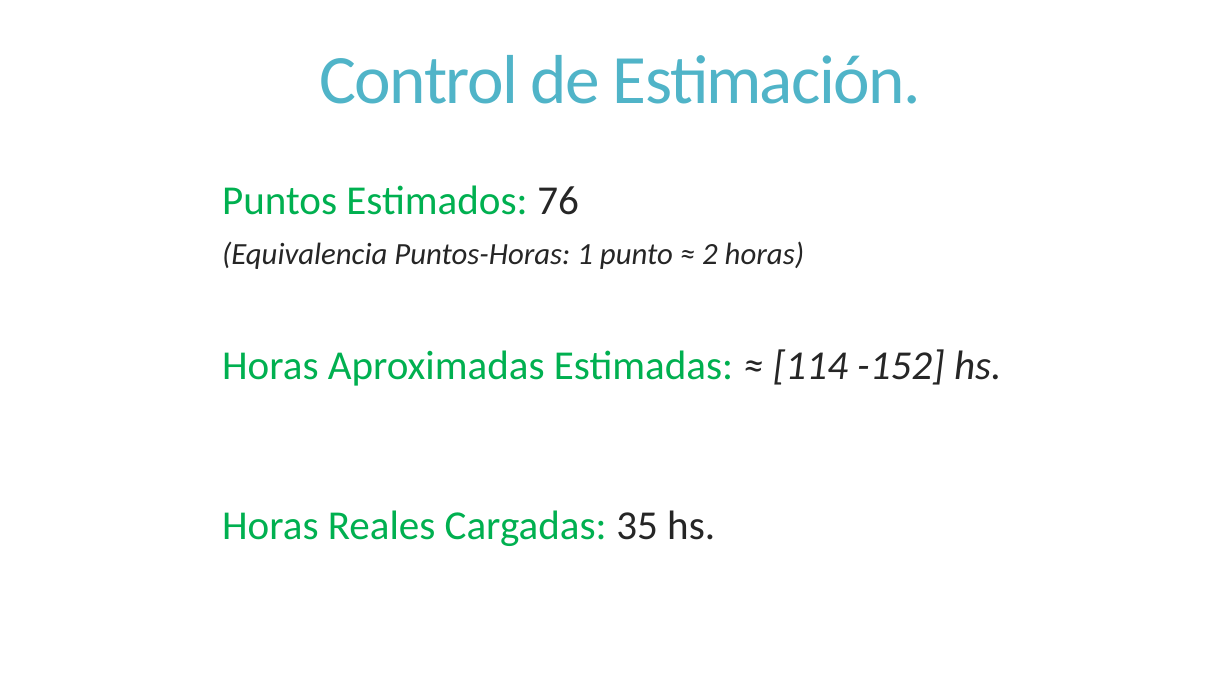
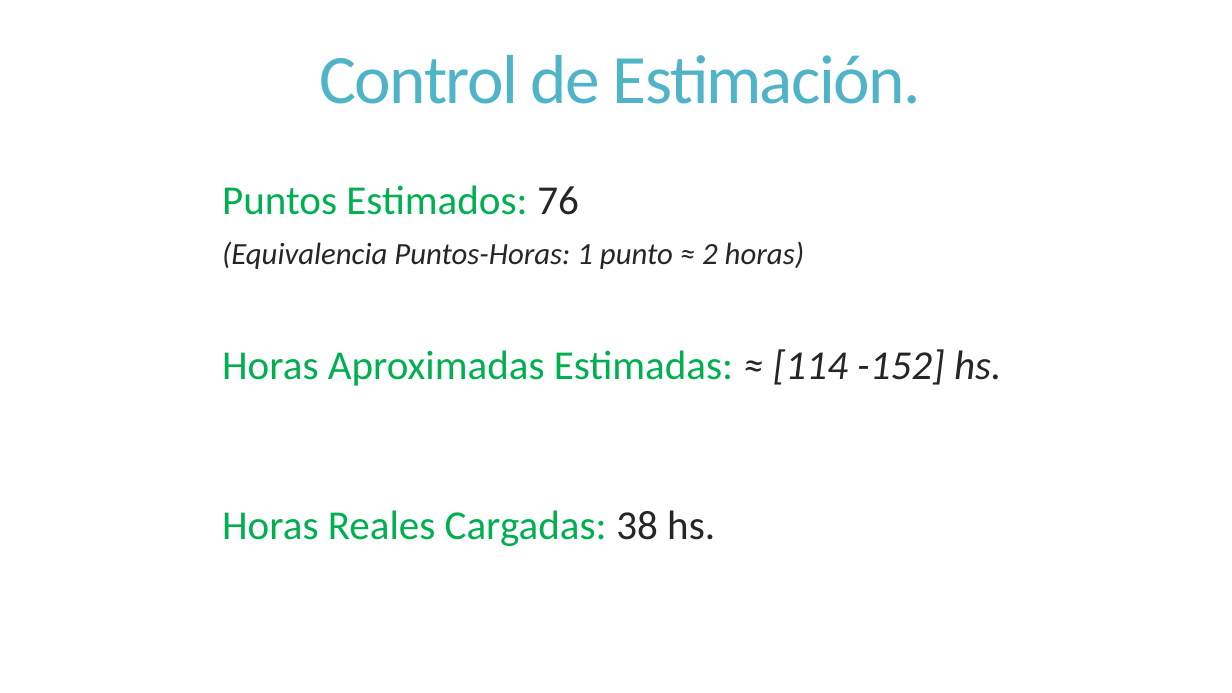
Before and after one commit to dschenkelman/a-malazan-wolvering, a slide deck: slide 5 of docs/Reuniones/Sprint 3/Informe de Avance/Informe de Avance.pptx. Drawn at 1232x693 pixels with LibreOffice and Linux fonts; fonts in the diff are those of the drawing. Boxes give left, top, right and bottom in pixels: in the first picture for what was removed or moved away, otherwise in the second. Text is boxed around its words. In the diff, an @@ line names an element or a change of style, - is before the commit and + after.

```diff
--- a/docs/Reuniones/Sprint 3/Informe de Avance/Informe de Avance.pptx
+++ b/docs/Reuniones/Sprint 3/Informe de Avance/Informe de Avance.pptx
@@ text at (x1=222, y1=510, x2=715, y2=546): text changed @@
-Horas Reales Cargadas: 35 hs.
+Horas Reales Cargadas: 38 hs.
```
Also in this commit, not shown: 1 other slide changed, 1 slide added.
